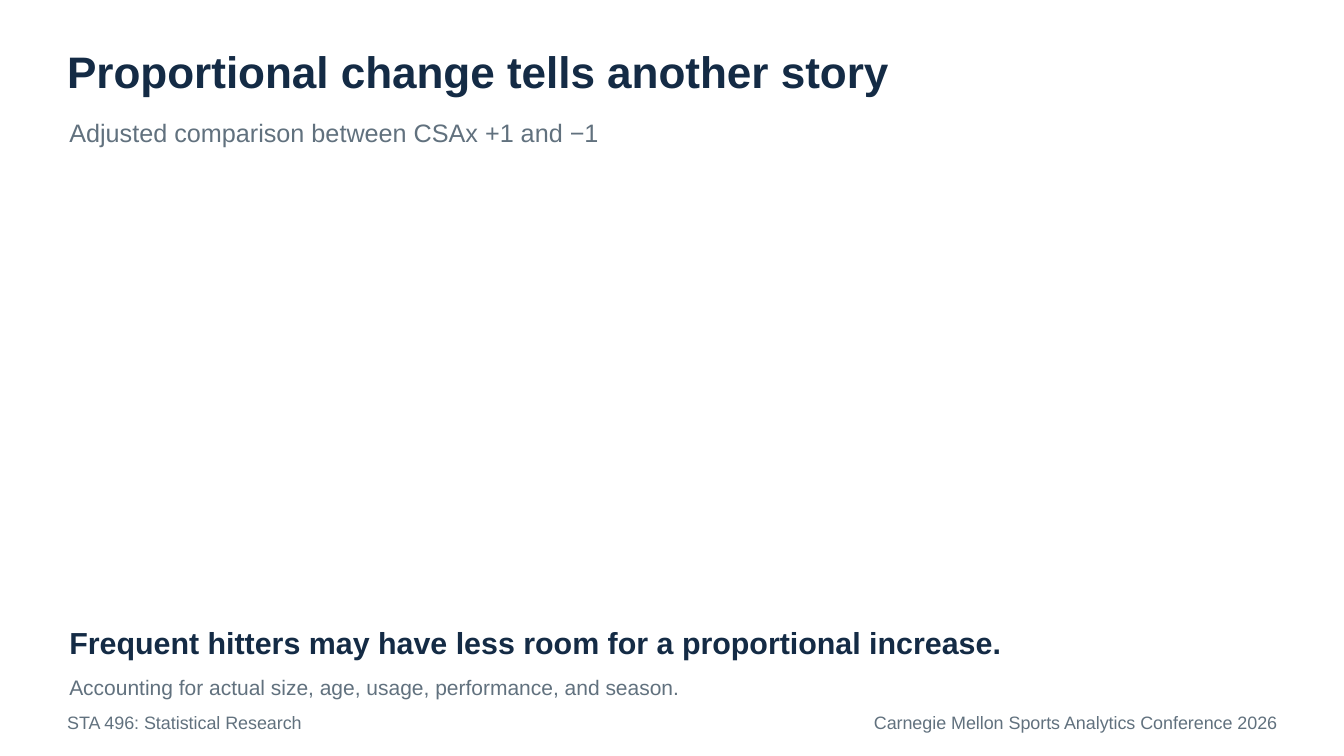
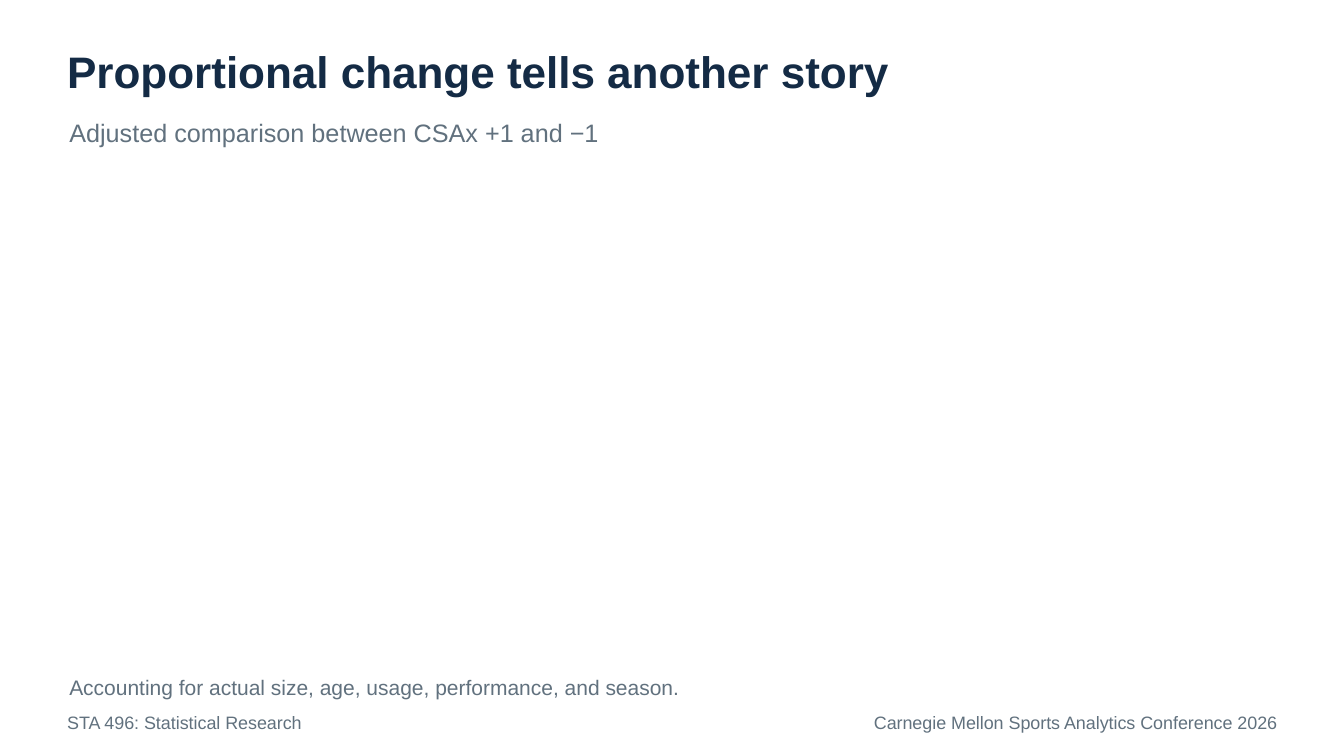
Before and after one commit to RentoSaijo/CSAx_STA496, a slide deck: slide 36 of reports/presentation.pptx. Drawn at 1344x756 pixels with LibreOffice and Linux fonts; fonts in the diff are those of the drawing. Boxes give left, top, right and bottom in pixels: in the first picture for what was removed or moved away, otherwise in the second. Text is boxed around its words. In the diff, an @@ line names an element or a change of style, - is before the commit and + after.

```diff
--- a/reports/presentation.pptx
+++ b/reports/presentation.pptx
@@ text removed at (69, 632, 1001, 660) @@
-Frequent hitters may have less room for a proportional increase.
```
Also in this commit, not shown: 10 other slides changed.
